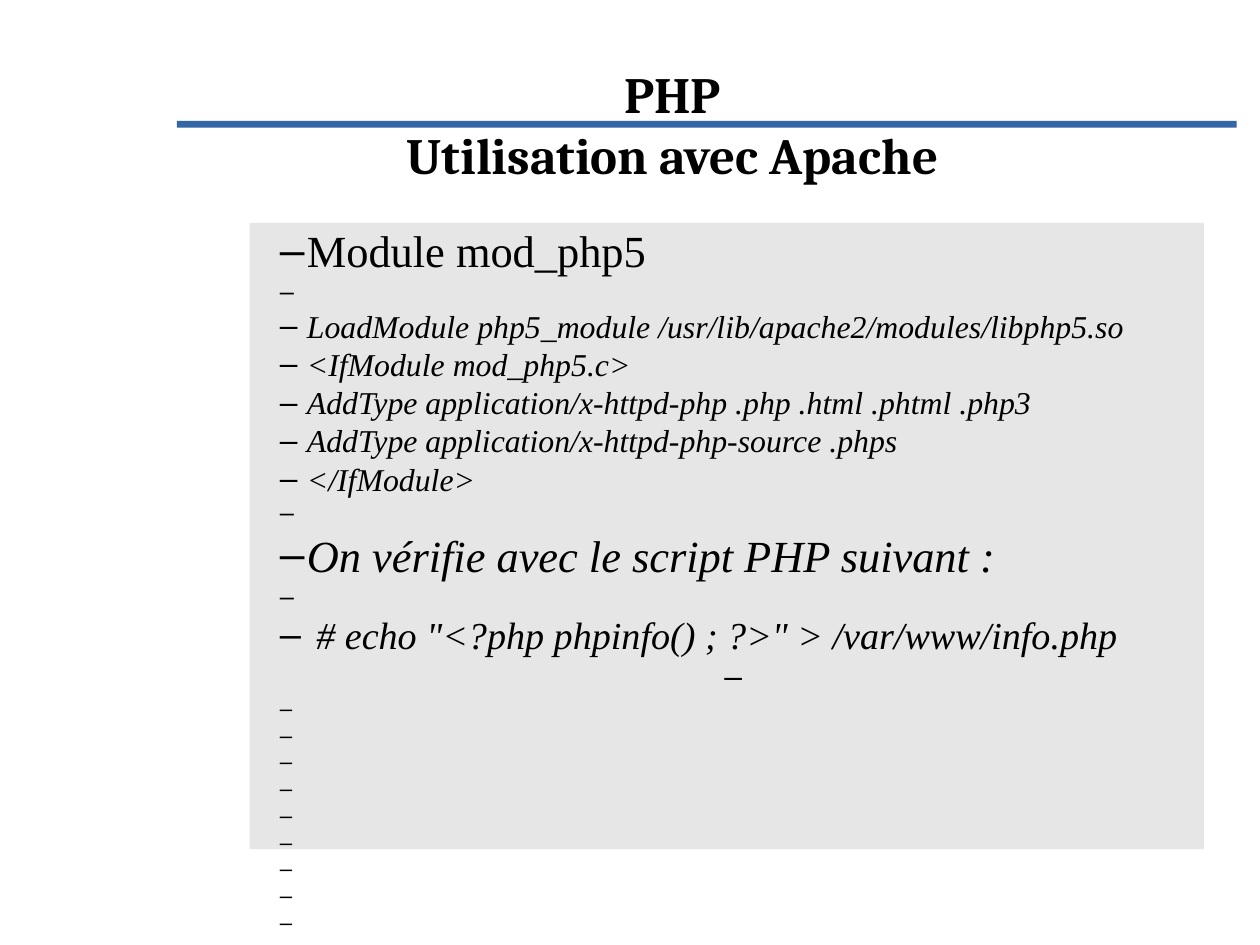
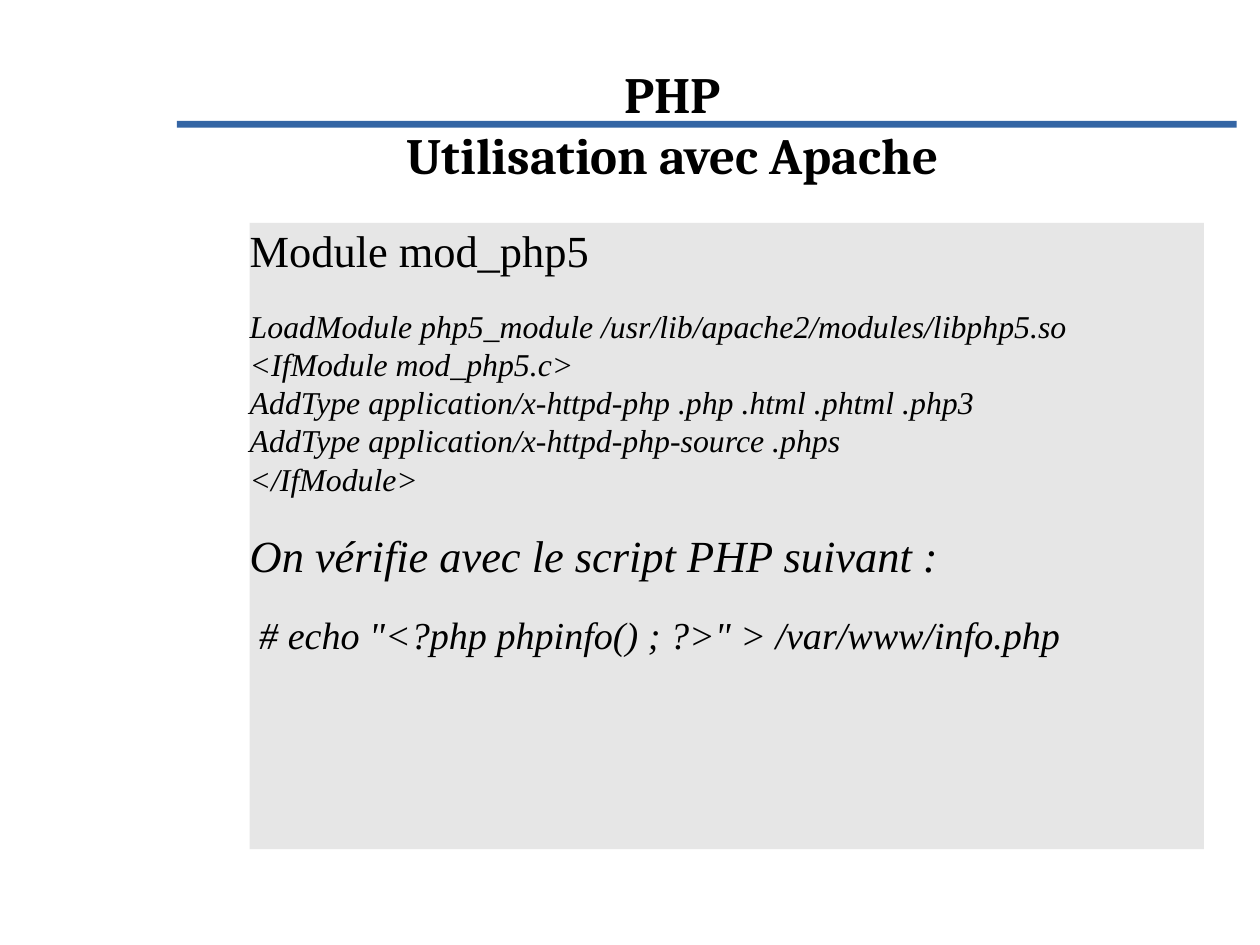
Before and after one commit to Evolix/evoformations, a slide deck: slide 5 of slides/php.odp. Drawn at 1260x945 pixels with LibreOffice and Linux fonts; fonts in the diff are those of the drawing; background and template pictures are left out. Boxes give left, top, right and bottom in pixels: in the first picture for what was removed or moved away, otherwise in the second. Text is boxed around its words. In the diff, an @@ line names an element or a change of style, - is before the commit and + after.

```diff
--- a/slides/php.odp
+++ b/slides/php.odp
@@ rectangle "Module mod_php5" at (250, 223, 1205, 850): bullet – to none; list level 2 to 1 in "Module mod_php5"; list level 2 to 1 in "LoadModule php5_module /usr/lib/apache2/modules/libphp5.so"; list level 2 to 1 in "<IfModule mod_php5.c>"; list level 2 to 1 in "AddType application/x-httpd-php .php .html .phtml ..."; list level 2 to 1 in "AddType application/x-httpd-php-source .phps"; list level 2 to 1 in "</IfModule>"; list level 2 to 1 in "On vérifie avec le script ..."; list level 2 to 1 in "# echo "<?php phpinfo() ; ..." @@
```
Also in this commit, not shown: 10 other slides changed, 3 slides added, 2 other files.
